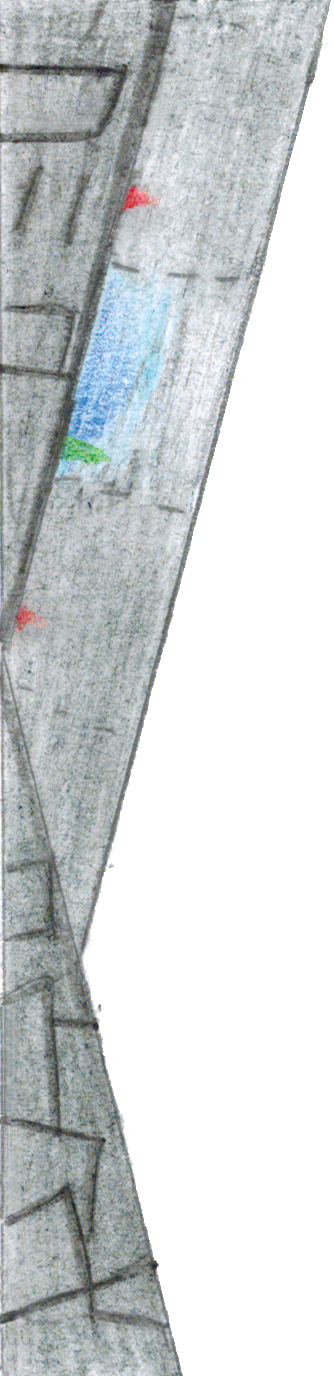
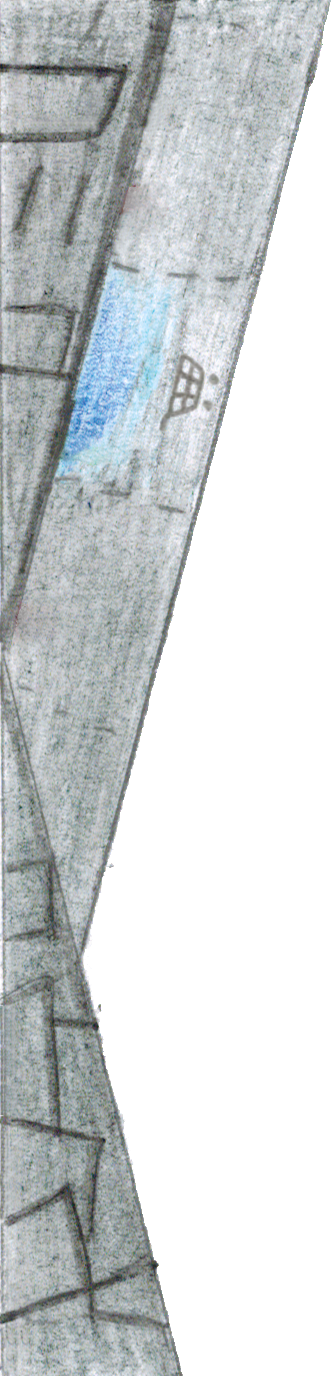
Layered file, before and after one edit (334 × 1376). Changes by layer:
added layer "shopping cart" above "green light" over [left=158, top=352, right=220, bottom=433]
hid "green light", painted on it over [left=61, top=436, right=113, bottom=465]
hid "lower red light" over [left=16, top=605, right=48, bottom=634]
hid "upper red light copy" over [left=123, top=184, right=164, bottom=213]
painted on "main station" over [left=55, top=434, right=113, bottom=468]
